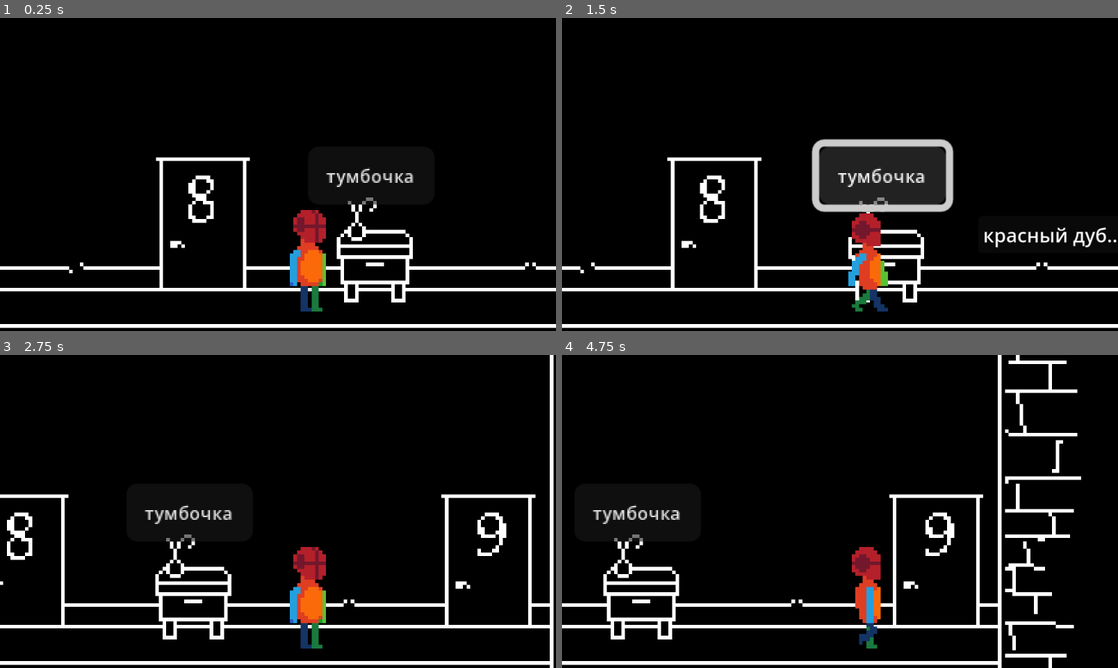
Above: before the commit, frames 1-4 (two rows, left to right).
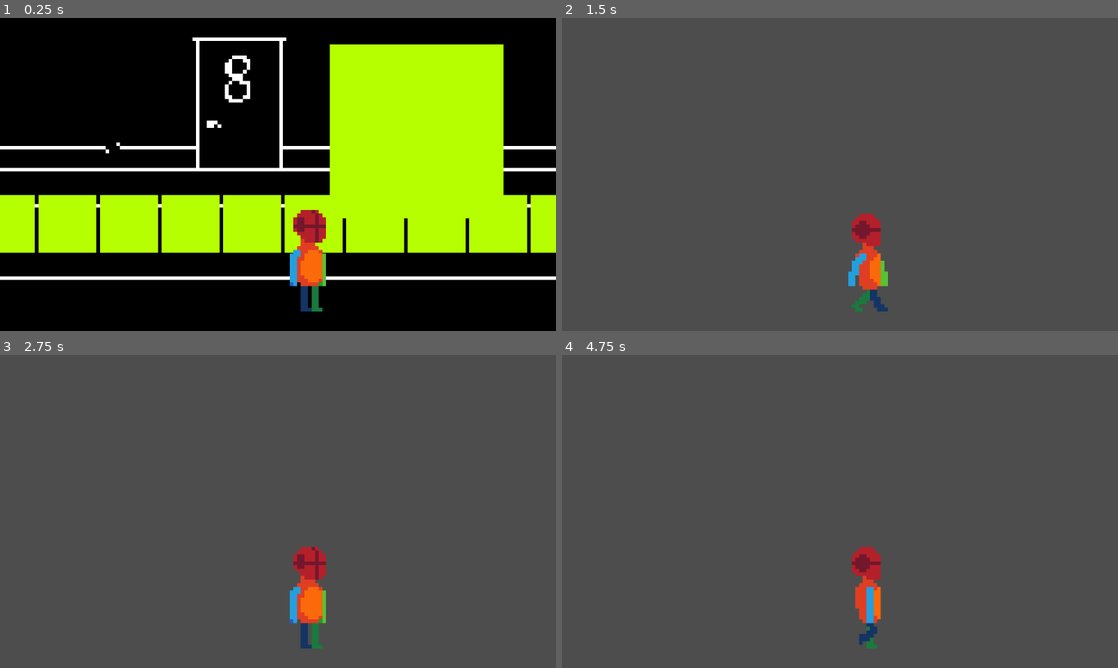
Above: after the commit, the same moments.

Repository: went-git/IP
Game: Godot game, scene res://scenes/world.tscn
Same seed, same stepped clock (60 frames per second), same inputs: the game is played once before the commit and once after it. Before the commit the project starts from res://world.tscn.
Inputs (mouse positions are in pixels of both pictures, inside the frame that each line leads up to):
- Up to frame 1 (0.25 s): no input
- Up to frame 2 (1.5 s): click (934, 174) at 0.5 s, where only the run before the commit has a clickable "тумбочка"; tap Enter at 1.25 s; hold D from 1.28 s (still down); tap E (interact, bound only after the commit) at 1.35 s
- Up to frame 3 (2.75 s): release D at 2 s; click (444, 652) at 2.02 s
- Up to frame 4 (4.75 s): tap Space at 2.75 s; hold D 2.78-3.53 s; tap E (interact, bound only after the commit) at 2.85, 3.6, 4.35 s; hold A 3.53-4.28 s; hold D from 4.28 s (still down)

The runs differ from the first frame. In frame 1, 41% of the frame differs, in the area x 0-100%, y 6-100%; in frame 2, 98%; in frame 3, 98%; in frame 4, 99%, in the area x 0-100%, y 0-100%.
Error after the commit: Invalid access to property or key 'area_entered' on a base object of type 'null instance'. (res://script/player.gd:14)

Commit message:
middle prototype

Diff:
--- a/test/player.gd
+++ /dev/null
@@ -1,42 +0,0 @@
-extends CharacterBody2D
-
-@export var speed: float = 70.0
-@export var gravity: float = 980.0
-@onready var _animation_player = $AnimationPlayer
-
-func _physics_process(delta):
-	# Гравитация
-	if not is_on_floor():
-		velocity.y += gravity * delta
-
-	# Движение - проверяем конкретные клавиши
-	var direction = 0
-
-	# Влево: A или стрелка влево
-	if Input.is_key_pressed(KEY_A) or Input.is_key_pressed(KEY_LEFT):
-		direction -= 1
-
-	# Вправо: D или стрелка вправо
-	if Input.is_key_pressed(KEY_D) or Input.is_key_pressed(KEY_RIGHT):
-		direction += 1
-
-	velocity.x = direction * speed
-	move_and_slide()
-
-
-func _process(_delta):
-	if Input.is_key_pressed(KEY_D):
-		_animation_player.play("Walk_cycle")
-		# Сбрасываем отражение при движении вправо
-		$Sprite2D.flip_h = false
-	elif Input.is_key_pressed(KEY_A):
-		_animation_player.play("Walk_cycle")
-		# Отзеркаливаем спрайт при движении влево
-		$Sprite2D.flip_h = true
-	else:
-		_animation_player.play("Idle")
-
-
-
-func _on_button_pressed() -> void:
-	pass # Replace with function body.
--- a/test/player.tscn
+++ /dev/null
@@ -1,16 +0,0 @@
-[gd_scene load_steps=3 format=3 uid="uid://diygwv781k3tm"]
-
-[ext_resource type="Script" uid="uid://b2ndwxn33sdx1" path="res://player.gd" id="2_i3pqv"]
-
-[sub_resource type="RectangleShape2D" id="RectangleShape2D_hqtel"]
-size = Vector2(12, 29)
-
-[node name="Player" type="CharacterBody2D"]
-script = ExtResource("2_i3pqv")
-
-[node name="Sprite2D" type="Sprite2D" parent="."]
-hframes = 25
-
-[node name="CollisionShape2D" type="CollisionShape2D" parent="."]
-position = Vector2(0, 0.5)
-shape = SubResource("RectangleShape2D_hqtel")
--- a/test/project.godot
+++ b/test/project.godot
@@ -18,3 +18,11 @@
 
 window/size/mode=2
 window/stretch/scale=2.5
+
+[input]
+
+interact={
+"deadzone": 0.2,
+"events": [Object(InputEventKey,"resource_local_to_scene":false,"resource_name":"","device":-1,"window_id":0,"alt_pressed":false,"shift_pressed":false,"ctrl_pressed":false,"meta_pressed":false,"pressed":false,"keycode":0,"physical_keycode":69,"key_label":0,"unicode":101,"location":0,"echo":false,"script":null)
+]
+}
--- a/test/b1.tscn
+++ b/test/scenes/b1.tscn
@@ -1,6 +1,6 @@
 [gd_scene load_steps=2 format=3 uid="uid://n8for2chblxw"]
 
-[ext_resource type="Script" uid="uid://3d0m7rwvcb8k" path="res://b_1.gd" id="1_eptv1"]
+[ext_resource type="Script" uid="uid://3d0m7rwvcb8k" path="res://script/b_1.gd" id="1_eptv1"]
 
 [node name="Button" type="Button"]
 texture_filter = 1
--- a/test/button1.tscn
+++ b/test/scenes/button1.tscn
@@ -1,6 +1,6 @@
 [gd_scene load_steps=2 format=3 uid="uid://cq3s0wmig0ts2"]
 
-[ext_resource type="Script" uid="uid://cmyw5vc2aj1uu" path="res://button_1.gd" id="1_f4i5j"]
+[ext_resource type="Script" uid="uid://cmyw5vc2aj1uu" path="res://script/button_1.gd" id="1_f4i5j"]
 
 [node name="PopupPanel" type="PopupPanel"]
 oversampling_override = 1.0
--- /dev/null
+++ b/test/scenes/desk.gd
@@ -0,0 +1,40 @@
+extends Node2D
+
+# Настройки предмета
+@export var interaction_text: String = "Вы нашли предмет!"
+
+func _ready():
+	# Добавляем себя в группу интерактивных объектов
+	add_to_group("interactable")
+
+	# Получаем существующий CollisionShape2D для копирования его формы
+	var existing_collision_shape = get_node_or_null("CollisionShape2D")
+	var shape_to_use = null
+
+	if existing_collision_shape and existing_collision_shape.shape:
+		# Используем существующую форму
+		shape_to_use = existing_collision_shape.shape.duplicate()
+		print("Используем существующую форму коллизии")
+
+	# Создаем Area2D для взаимодействия
+	var area = Area2D.new()
+	area.name = "InteractionArea"
+
+	# ВАЖНО: Настраиваем слои коллизий ПРАВИЛЬНО
+	area.collision_layer = 2  # Предмет находится на слое 2
+	area.collision_mask = 0   # Не нужно никого обнаруживать
+
+	# Добавляем CollisionShape2D с скопированной формой
+	var collision = CollisionShape2D.new()
+	collision.shape = shape_to_use
+	area.add_child(collision)
+
+	add_child(area)
+
+	print("Предмет создан: ", name)
+	print("Слой предмета: ", area.collision_layer)
+	print("Маска предмета: ", area.collision_mask)
+
+# Метод взаимодействия
+func interact(_interactor: Node):
+	print(interaction_text)
--- /dev/null
+++ b/test/scenes/desk.tscn
@@ -0,0 +1,36 @@
+[gd_scene load_steps=4 format=3 uid="uid://daa8ii7y6h200"]
+
+[ext_resource type="Script" uid="uid://bkpmtbyratfqh" path="res://scenes/desk.gd" id="1_0iqh6"]
+[ext_resource type="Texture2D" uid="uid://b4wwavuhtpk1d" path="res://png/tile.png" id="2_em11a"]
+
+[sub_resource type="RectangleShape2D" id="RectangleShape2D_em11a"]
+size = Vector2(29.421135, 21.05611)
+
+[node name="desk" type="CharacterBody2D"]
+light_mask = 2
+collision_layer = 2
+script = ExtResource("1_0iqh6")
+
+[node name="Tile" type="Sprite2D" parent="."]
+texture = ExtResource("2_em11a")
+
+[node name="InteractionArea" type="Area2D" parent="."]
+light_mask = 0
+visibility_layer = 0
+collision_mask = 2
+
+[node name="CollisionShape2D" type="CollisionShape2D" parent="InteractionArea"]
+light_mask = 0
+visibility_layer = 0
+position = Vector2(9.536743e-07, -4.7683716e-07)
+rotation = -3.1415925
+scale = Vector2(0.54382664, -0.7598745)
+shape = SubResource("RectangleShape2D_em11a")
+
+[node name="CollisionShape2D" type="CollisionShape2D" parent="."]
+light_mask = 0
+visibility_layer = 0
+position = Vector2(9.536743e-07, -4.7683716e-07)
+rotation = -3.1415925
+scale = Vector2(0.54382664, -0.7598745)
+shape = SubResource("RectangleShape2D_em11a")
--- /dev/null
+++ b/test/scenes/player.tscn
@@ -0,0 +1,26 @@
+[gd_scene load_steps=4 format=3 uid="uid://diygwv781k3tm"]
+
+[ext_resource type="Script" uid="uid://b2ndwxn33sdx1" path="res://script/player.gd" id="1_3vyb7"]
+
+[sub_resource type="RectangleShape2D" id="RectangleShape2D_hqtel"]
+size = Vector2(12, 29)
+
+[sub_resource type="RectangleShape2D" id="RectangleShape2D_3vyb7"]
+size = Vector2(28, 29)
+
+[node name="Player" type="CharacterBody2D"]
+collision_mask = 3
+script = ExtResource("1_3vyb7")
+
+[node name="Sprite2D" type="Sprite2D" parent="."]
+hframes = 25
+
+[node name="CollisionShape2D" type="CollisionShape2D" parent="."]
+position = Vector2(0, 0.5)
+shape = SubResource("RectangleShape2D_hqtel")
+
+[node name="InteractionArea" type="Area2D" parent="."]
+
+[node name="CollisionShape2D" type="CollisionShape2D" parent="InteractionArea"]
+position = Vector2(0, 0.5)
+shape = SubResource("RectangleShape2D_3vyb7")
--- a/test/world.tscn
+++ b/test/scenes/world.tscn
@@ -1,14 +1,14 @@
 [gd_scene load_steps=14 format=3 uid="uid://kw8ovq1qk74x"]
 
-[ext_resource type="Script" uid="uid://cewst88tqwu66" path="res://world.gd" id="1_aqk2v"]
-[ext_resource type="Texture2D" uid="uid://b4wwavuhtpk1d" path="res://tile.png" id="2_fj7yv"]
-[ext_resource type="Script" uid="uid://b2ndwxn33sdx1" path="res://player.gd" id="3_036b0"]
-[ext_resource type="Texture2D" uid="uid://c2tn6h8251xc" path="res://(new)Walk_cycle_project.png" id="4_aqk2v"]
-[ext_resource type="Texture2D" uid="uid://bqoo232hvxxux" path="res://test_room.png" id="5_036b0"]
-[ext_resource type="PackedScene" uid="uid://n8for2chblxw" path="res://b1.tscn" id="6_dwbse"]
+[ext_resource type="Script" uid="uid://cewst88tqwu66" path="res://script/world.gd" id="1_i7141"]
+[ext_resource type="Texture2D" uid="uid://bqoo232hvxxux" path="res://png/test_room.png" id="2_4mrxx"]
+[ext_resource type="Texture2D" uid="uid://b4wwavuhtpk1d" path="res://png/tile.png" id="3_7r4gi"]
+[ext_resource type="Script" uid="uid://b2ndwxn33sdx1" path="res://script/player.gd" id="4_w7kh3"]
+[ext_resource type="Texture2D" uid="uid://c2tn6h8251xc" path="res://png/(new)Walk_cycle_project.png" id="5_e3hyu"]
+[ext_resource type="PackedScene" uid="uid://daa8ii7y6h200" path="res://scenes/desk.tscn" id="7_jhx03"]
 
 [sub_resource type="TileSetAtlasSource" id="TileSetAtlasSource_tlwt5"]
-texture = ExtResource("2_fj7yv")
+texture = ExtResource("3_7r4gi")
 0:0/0 = 0
 0:0/0/physics_layer_0/polygon_0/points = PackedVector2Array(-8.5, -8.5, 8.5, -8.5, 8.5, 8.5, -8.5, 8.5)
 
@@ -76,29 +76,37 @@
 }
 
 [node name="World" type="Node"]
-script = ExtResource("1_aqk2v")
+script = ExtResource("1_i7141")
+
+[node name="desk" parent="." instance=ExtResource("7_jhx03")]
+position = Vector2(20, 0)
+scale = Vector2(3, 3)
+collision_layer = 2
+collision_mask = 1
 
 [node name="TestRoom" type="Sprite2D" parent="."]
 texture_filter = 1
 position = Vector2(-11, -24)
-texture = ExtResource("5_036b0")
+texture = ExtResource("2_4mrxx")
 
 [node name="TileMapLayer" type="TileMapLayer" parent="."]
+light_mask = 3
+visibility_layer = 3
 
 [node name="TileMap" type="TileMap" parent="TileMapLayer"]
 physics_interpolation_mode = 2
-visible = false
 tile_set = SubResource("TileSet_f3sb7")
 format = 2
-layer_0/tile_data = PackedInt32Array(131068, 0, 0, 131069, 0, 0, 131070, 0, 0, 131071, 0, 0, 65536, 0, 0, 65537, 0, 0, 65538, 0, 0, 65539, 0, 0, 131066, 0, 0, 131067, 0, 0, 65540, 0, 0, 65541, 0, 0, 65542, 0, 0, 131065, 0, 0, 131064, 0, 0, 131063, 0, 0, 131062, 0, 0, 131061, 0, 0, 65525, 0, 0, -11, 0, 0, 65527, 0, 0, -9, 0, 0, 65543, 0, 0, 7, 0, 0, -65529, 0, 0)
+layer_0/tile_data = PackedInt32Array(65527, 0, 0, 131063, 0, 0, 131064, 0, 0, 131065, 0, 0, 131066, 0, 0, 131067, 0, 0, 131068, 0, 0, 131069, 0, 0, 131070, 0, 0, 131071, 0, 0, 65536, 0, 0, 65537, 0, 0, 65538, 0, 0, 65539, 0, 0, 65540, 0, 0, 65541, 0, 0, 65542, 0, 0, 6, 0, 0)
 
 [node name="CharacterBody2D" type="CharacterBody2D" parent="."]
-script = ExtResource("3_036b0")
+collision_mask = 2
+script = ExtResource("4_w7kh3")
 
 [node name="Sprite2D" type="Sprite2D" parent="CharacterBody2D"]
 texture_filter = 1
 position = Vector2(0, 3)
-texture = ExtResource("4_aqk2v")
+texture = ExtResource("5_e3hyu")
 hframes = 9
 
 [node name="Camera2D" type="Camera2D" parent="CharacterBody2D/Sprite2D"]
@@ -116,14 +124,3 @@
 &"": SubResource("AnimationLibrary_dwbse")
 }
 autoplay = "Idle"
-
-[node name="Button" parent="." instance=ExtResource("6_dwbse")]
-offset_top = -29.0
-offset_bottom = 2.0
-
-[node name="TextureButton" type="TextureButton" parent="Button"]
-layout_mode = 0
-offset_left = 68.0
-offset_top = 27.0
-offset_right = 108.0
-offset_bottom = 67.0
--- /dev/null
+++ b/test/script/player.gd
@@ -0,0 +1,79 @@
+extends CharacterBody2D
+
+@export var speed: float = 70.0
+@export var gravity: float = 980.0
+@export var interaction_range: float = 50.0  # Дистанция взаимодействия
+
+@onready var _animation_player = $AnimationPlayer
+@onready var _sprite = $Sprite2D
+
+var interactable_object: Node2D = null      # Текущий объект для взаимодействия
+
+func _ready():
+	# Подключаем сигналы для взаимодействия
+	$InteractionArea.area_entered.connect(_on_area_entered)
+	$InteractionArea.area_exited.connect(_on_area_exited)
+func _physics_process(delta):
+	# Гравитация
+	if not is_on_floor():
+		velocity.y += gravity * delta
+
+	# Движение - проверяем конкретные клавиши
+	var direction = 0
+
+	# Влево: A или стрелка влево
+	if Input.is_key_pressed(KEY_A) or Input.is_key_pressed(KEY_LEFT):
+		direction -= 1
+
+	# Вправо: D или стрелка вправо
+	if Input.is_key_pressed(KEY_D) or Input.is_key_pressed(KEY_RIGHT):
+		direction += 1
+
+	velocity.x = direction * speed
+	move_and_slide()
+
+func _process(_delta):
+	# Обработка нажатия клавиши взаимодействия
+	if Input.is_action_just_pressed("interact") and interactable_object:
+		interact_with_object()
+
+	# Анимации движения
+	if Input.is_key_pressed(KEY_D):
+		_animation_player.play("Walk_cycle")
+		# Сбрасываем отражение при движении вправо
+		_sprite.flip_h = false
+	elif Input.is_key_pressed(KEY_A):
+		_animation_player.play("Walk_cycle")
+		# Отзеркаливаем спрайт при движении влево
+		_sprite.flip_h = true
+	else:
+		_animation_player.play("Idle")
+
+# Обработка ввода для взаимодействия (опционально)
+func _on_area_entered(area: Area2D):
+	# Проверяем, является ли объект интерактивным
+	var object_to_check = area
+
+	# Проверяем саму area и ее родителя
+	if not area.is_in_group("interactable"):
+		object_to_check = area.get_parent()
+
+	# Если нашли интерактивный объект
+	if object_to_check and object_to_check.is_in_group("interactable"):
+		interactable_object = object_to_check
+		print("Обнаружен предмет: ", interactable_object.name)
+
+func _on_area_exited(area: Area2D):
+	# Проверяем, вышел ли тот же объект
+	var object_to_check = area
+	if not area.is_in_group("interactable"):
+		object_to_check = area.get_parent()
+
+	if object_to_check == interactable_object:
+		interactable_object = null
+		print("Предмет больше не в зоне")
+
+func interact_with_object():
+	if interactable_object and interactable_object.has_method("interact"):
+		# Вызываем метод interact у предмета
+		interactable_object.interact(self)
--- /dev/null
+++ b/test/script/world.gd
@@ -0,0 +1,5 @@
+extends Node
+
+func _ready() -> void:
+	# Автоматически находим кнопку (если она есть на сцене)
+	move_child($TestRoom, 0)
--- a/test/world.gd
+++ /dev/null
@@ -1,45 +0,0 @@
-extends Node
-var popup_scene = preload("res://button1.tscn")
-func _ready() -> void:
-	# Автоматически находим кнопку (если она есть на сцене)
-	move_child($TestRoom, 0)
-	var button = $Button
-	if button:
-		button.pressed.connect(_on_button_pressed)
-
-
-func _on_button_pressed() -> void:
-	# Создаем экземпляр из загруженной сцены
-	var popup_instance = popup_scene.instantiate()
-
-	# Добавляем на текущую сцену
-	add_child(popup_instance)
-
-	# Ждем инициализации
-	await get_tree().process_frame
-
-	# Теперь можно позиционировать и показывать
-	var button_pos = $Button.global_position
-	var button_size = $Button.size
-	var pos_x = (button_pos.x + button_size.x / 2) - popup_instance.size.x / 2 + 390
-	var pos_y = (button_pos.y + button_size.y / 2) - popup_instance.size.y / 2 +200
-
-	popup_instance.position = Vector2(pos_x, pos_y)
-"""
-func _on_button_pressed() -> void:
-
-	var popup_instance = popup_scene.instantiate()
-	add_child(popup_instance)
-
-	await get_tree().process_frame
-
-	popup_instance.size = Vector2(100, 30)
-
-	# Получаем глобальный прямоугольник кнопки
-	var button_rect = $Button.get_global_rect()
-
-	# Используем позицию из глобального прямоугольника
-	popup_instance.position = button_rect.position
-
-	popup_instance.show()
-"""
Renamed: test/(new)Walk_cycle_project.png -> test/png/(new)Walk_cycle_project.png
Not shown, changed: test/png/(new)Walk_cycle_project.png.import
Renamed: test/Walk_cycle_project.png -> test/png/Walk_cycle_project.png
Not shown, changed: test/png/Walk_cycle_project.png.import
Renamed: test/char_model.png -> test/png/char_model.png
Not shown, changed: test/png/char_model.png.import
Renamed: test/test_room.png -> test/png/test_room.png
Not shown, changed: test/png/test_room.png.import
Renamed: test/tile.png -> test/png/tile.png
Not shown, changed: test/png/tile.png.import
Not shown, added: test/scenes/desk.gd.uid
Renamed: test/b_1.gd -> test/script/b_1.gd
(and 9 more such lines)
